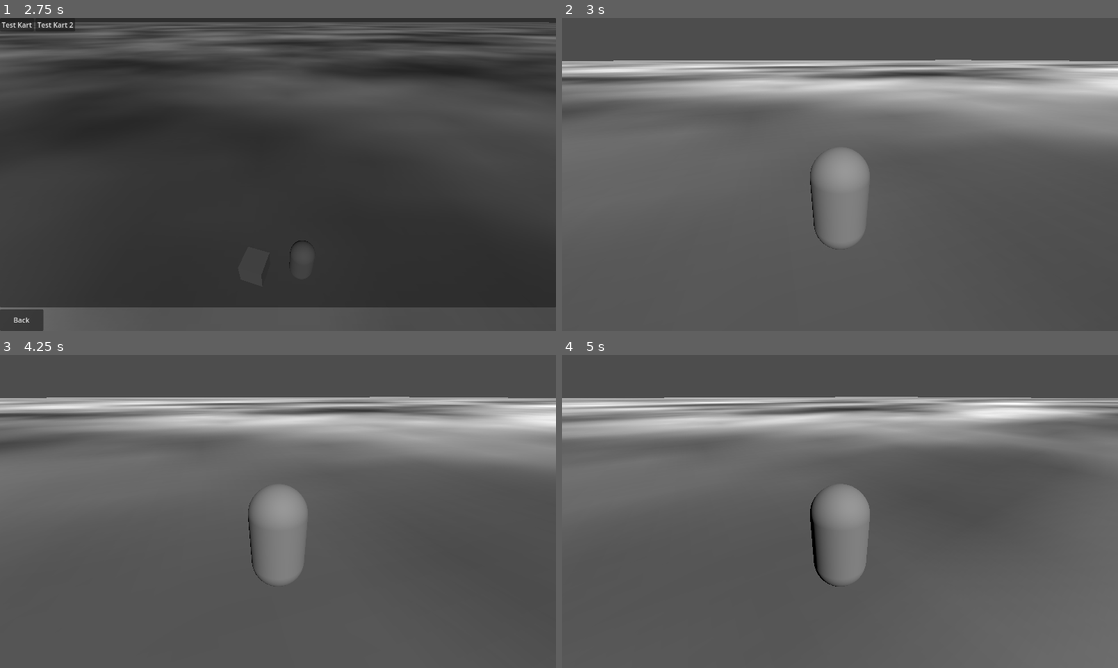
Above: before the commit, frames 1-4 (two rows, left to right).
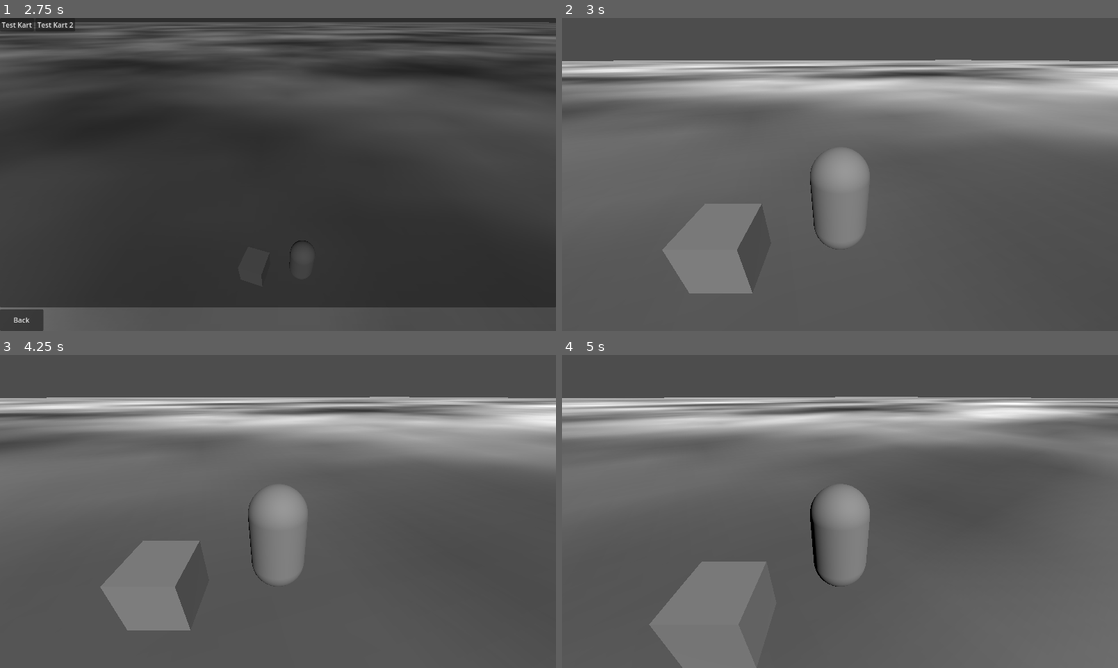
Above: after the commit, the same moments.

Repository: CoffeeCoder1/superpeterkart
Game: Godot game, scene res://scenes/main.tscn
The game is run twice, just before and just after one commit, with the same random seed, the same clock (stepped at 60 frames per second) and the same inputs.
Inputs:
- Up to frame 1 (2.75 s): tap Enter at 0.5 s; hold Right (ui_right) 0.53-1.25 s; hold N (player1_boost) 0.53-1.25 s; click "Create Game" at 1.25 s; click "1 Player" at 2 s
- Up to frame 2 (3 s): click "Test Kart" at 2.75 s
- Up to frame 3 (4.25 s): tap Space at 3.5 s; hold Down (ui_down) from 3.53 s (still down); tap N (player1_boost) at 3.6 s
- Up to frame 4 (5 s): release Down (ui_down) at 4.28 s; hold Right (ui_right) from 4.28 s (still down); hold N (player1_boost) from 4.28 s (still down)

Frame 1 is identical in both runs. In frame 2, 3.5% of the frame differs, in the area x 18-36%, y 59-88%; in frame 3, 3.5%; in frame 4, 4.8%, in the area x 15-37%, y 66-100%.

Commit message:
Change a bit of menu logic to make optimization easier

Diff:
--- a/scenes/main.gd
+++ b/scenes/main.gd
@@ -1,11 +1,13 @@
 extends Node3D
+
+
+@onready var menu: Node
 
 
 # Called when the node enters the scene tree for the first time.
 func _ready() -> void:
-	#var karts = ["res://scenes/karts/test_kart/test_kart.tscn", "res://scenes/karts/test_kart_2/test_kart_2.tscn"]
-	#$Game.new_game(karts)
-	pass
+	menu = self.get_node("Menu")
+	menu.open_menu(menu.Menu.START_MENU)
 
 
 # Called every frame. 'delta' is the elapsed time since the previous frame.
@@ -14,7 +16,5 @@
 
 
 func _on_menu_game_started(karts: Array[Node]) -> void:
-	var menu = self.get_node("Menu")
-	self.remove_child(menu)
-	menu.call_deferred("free")
+	menu.close_menu()
 	$Game.new_game(karts)
--- a/scenes/ui/menu/main.gd
+++ b/scenes/ui/menu/main.gd
@@ -5,9 +5,11 @@
 enum Menu {START_MENU, MAIN_MENU, SETTINGS, ONLINE_GAME, PLAYER_NUMBER_SELECTION, CHARACTER_SELECTION}
 var menu_stack: Array[Menu] = [Menu.START_MENU]
 
+var karts: Array[Node]
+
 # Called when the node enters the scene tree for the first time.
 func _ready() -> void:
-	_show_menu(Menu.START_MENU)
+	pass
 
 
 func open_menu(menu: Menu) -> void:
@@ -74,6 +76,7 @@
 	back_menu()
 
 
-func _on_character_selection_menu_character_selected(karts: Array[Node]) -> void:
+func _on_character_selection_menu_character_selected(selected_karts: Array[Node]) -> void:
+	karts = selected_karts
 	close_menu()
 	game_started.emit(karts)
